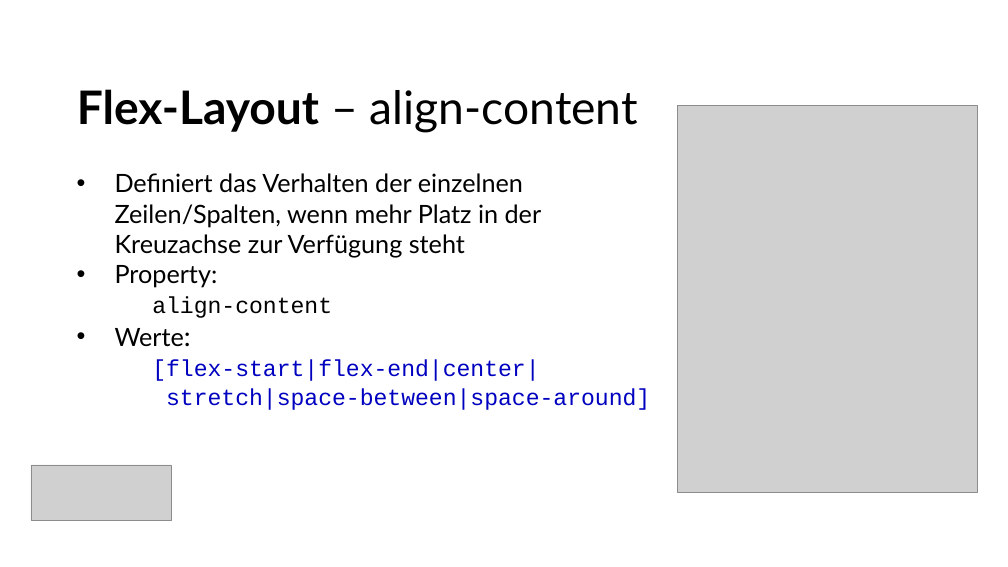
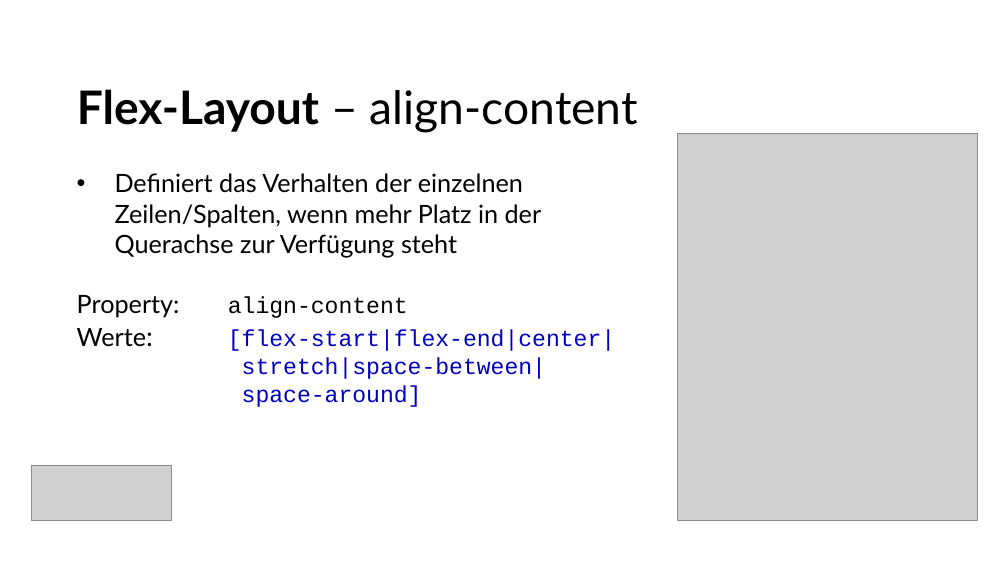
Before and after one commit to betera/css_layout, a slide deck: slide 30 of CSS_Layout.pptx. Drawn at 1008x567 pixels with LibreOffice and Linux fonts; fonts in the diff are those of the drawing; grey boxes stand for pictures; background and template pictures are left out. Boxes give left, top, right and bottom in pixels: in the first picture for what was removed or moved away, otherwise in the second. Text is boxed around its words. In the diff, an @@ line names an element or a change of style, - is before the commit and + after.

```diff
--- a/CSS_Layout.pptx
+++ b/CSS_Layout.pptx
@@ picture: place and size @@
-picture at bbox=[678, 106, 977, 493]
+picture at bbox=[678, 133, 977, 520]
@@ text at bbox=[77, 173, 615, 407]: text changed @@
-• Definiert das Verhalten der einzelnen Zeilen/Spalten, wenn mehr Platz in der Kreuzachse zur Verfügung steht
-• Property:
-align-content
-• Werte:
-[flex-start|flex-end|center|
-stretch|space-between|space-around]
+• Definiert das Verhalten der einzelnen Zeilen/Spalten, wenn mehr Platz in der Querachse zur Verfügung steht
+Property: align-content
+Werte: [flex-start|flex-end|center|
+stretch|space-between|
+space-around]
```
Also in this commit, not shown: 17 other slides changed, 11 slides added, 20 other files.
